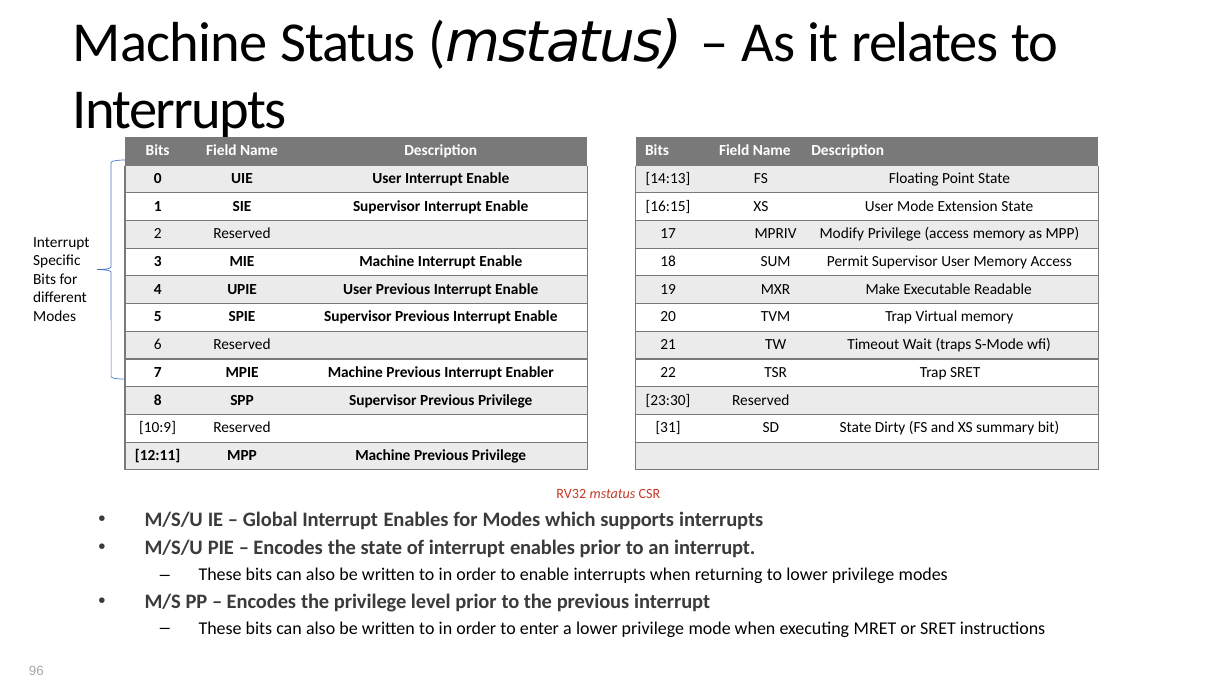
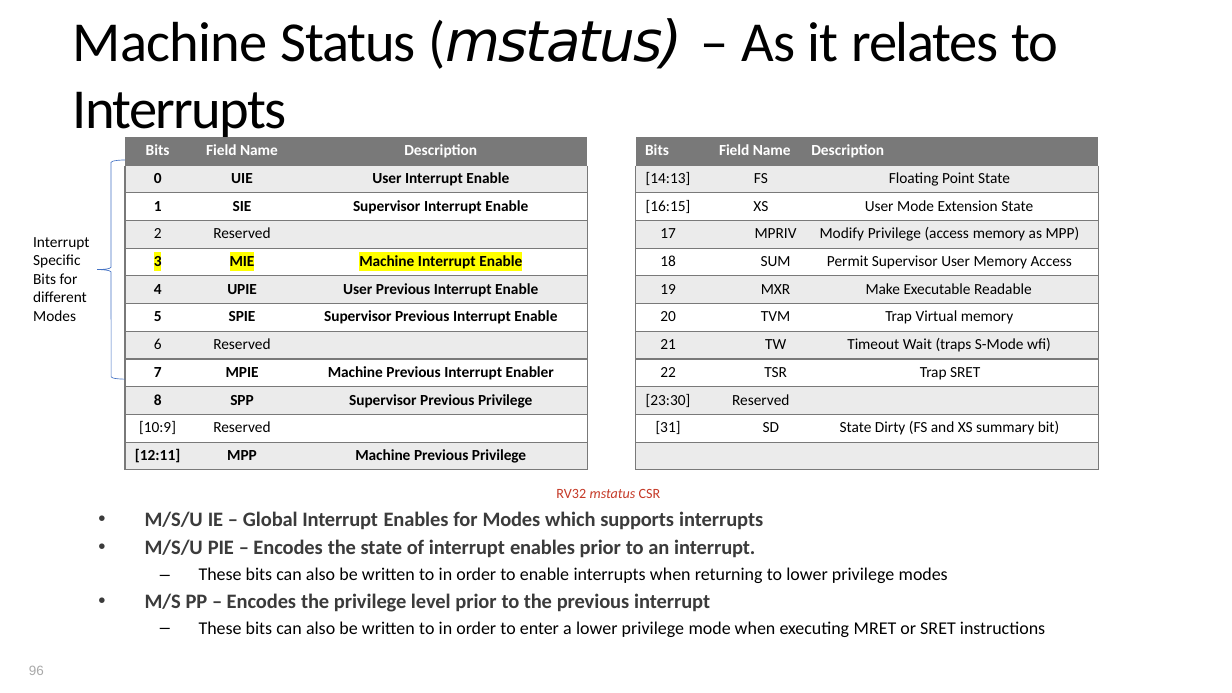
Before and after one commit to PG-DESD/CDAC_Sharing_Data, a slide deck: slide 96 of Microprocessor/TheoryLectures/RISC-V_Theory.pptx. Drawn at 1232x693 pixels with LibreOffice and Linux fonts; fonts in the diff are those of the drawing. Boxes give left, top, right and bottom in pixels: in the first picture for what was removed or moved away, otherwise in the second. Text is boxed around its words. In the diff, an @@ line names an element or a change of style, - is before the commit and + after.

```diff
--- a/Microprocessor/TheoryLectures/RISC-V_Theory.pptx
+++ b/Microprocessor/TheoryLectures/RISC-V_Theory.pptx
@@ table at (125,137,587,470) @@
@@ highlight none to #FFFF00 in "3", "MIE", "Machine Interrupt Enable" @@
```
Also in this commit, not shown: 7 other slides changed, 19 other files.
